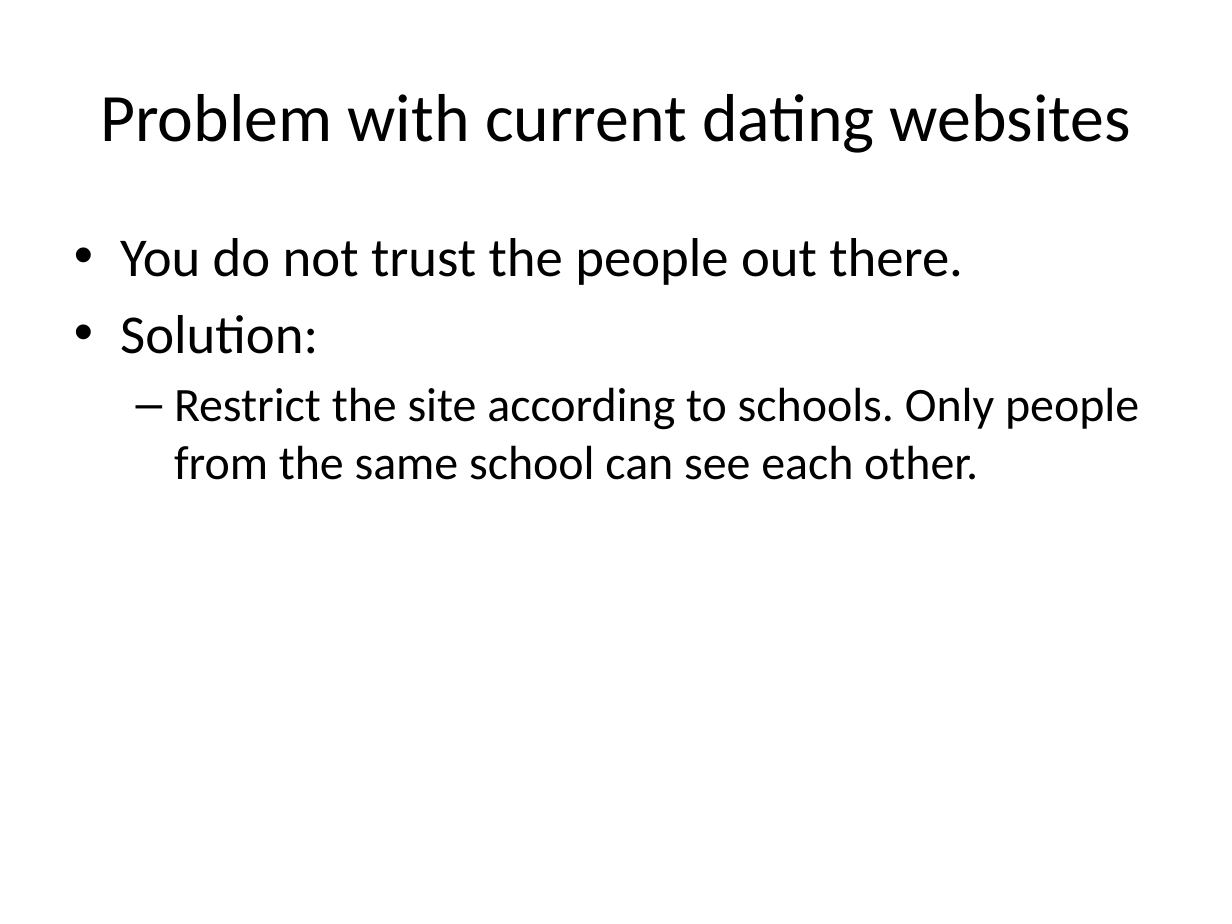
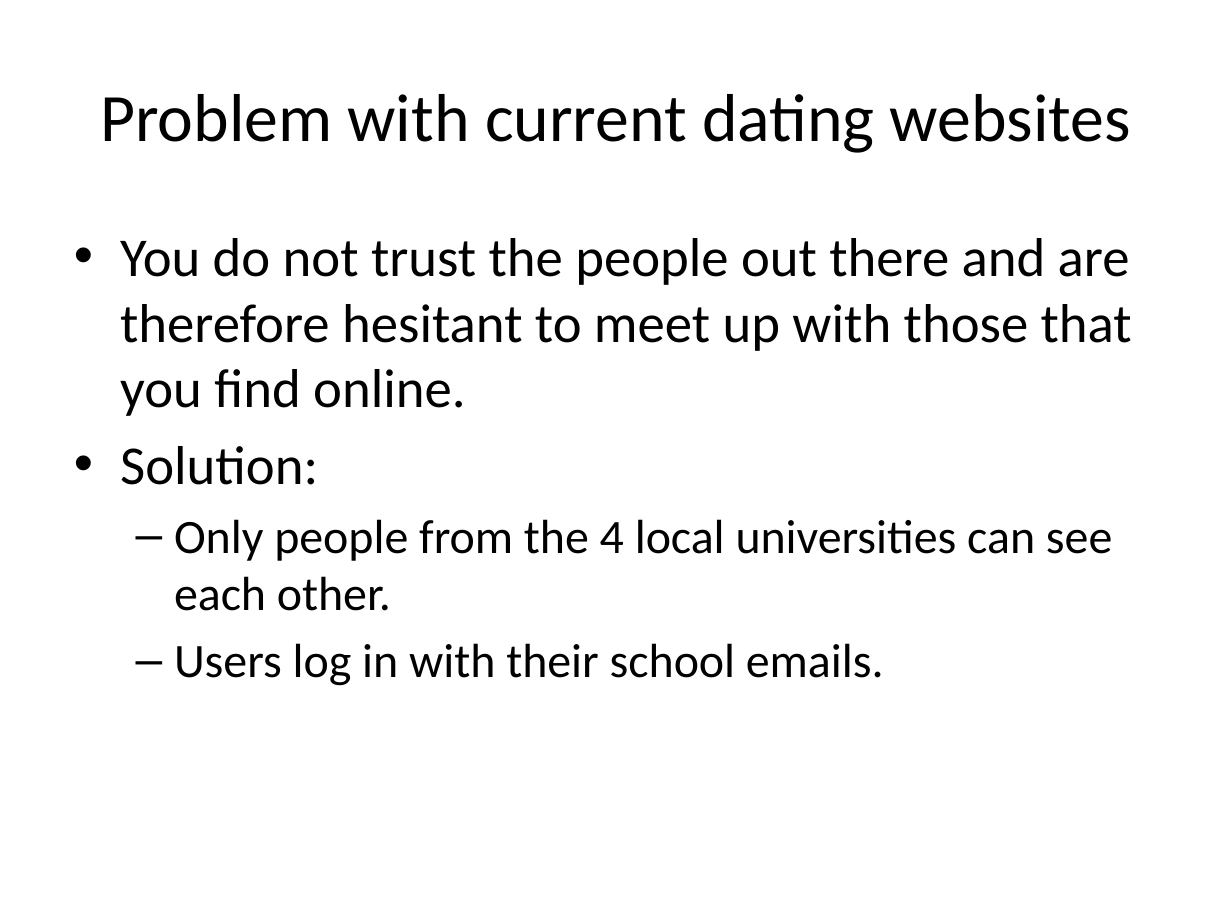
Before and after one commit to nicolas87/major_oobage, a slide deck: slide 4 of mock up.pptx (slide 2 before the commit). Drawn at 1232x924 pixels with LibreOffice and Linux fonts; fonts in the diff are those of the drawing. Boxes give left, top, right and bottom in pixels: in the first picture for what was removed or moved away, otherwise in the second. Text is boxed around its words. In the diff, an @@ line names an element or a change of style, - is before the commit and + after.

```diff
--- a/mock up.pptx
+++ b/mock up.pptx
@@ text at <box>120,238,1132,416</box>: text changed @@
-• You do not trust the people out there.
+• You do not trust the people out there and are therefore hesitant to meet up with those that you find online.
@@ text at <box>174,519,1112,686</box>: text changed @@
-  – Restrict the site according to schools. Only people from the same school can see each other.
+  – Only people from the 4 local universities can see each other.
+  – Users log in with their school emails.
```
Also in this commit, not shown: 8 slides added, 29 other files.
